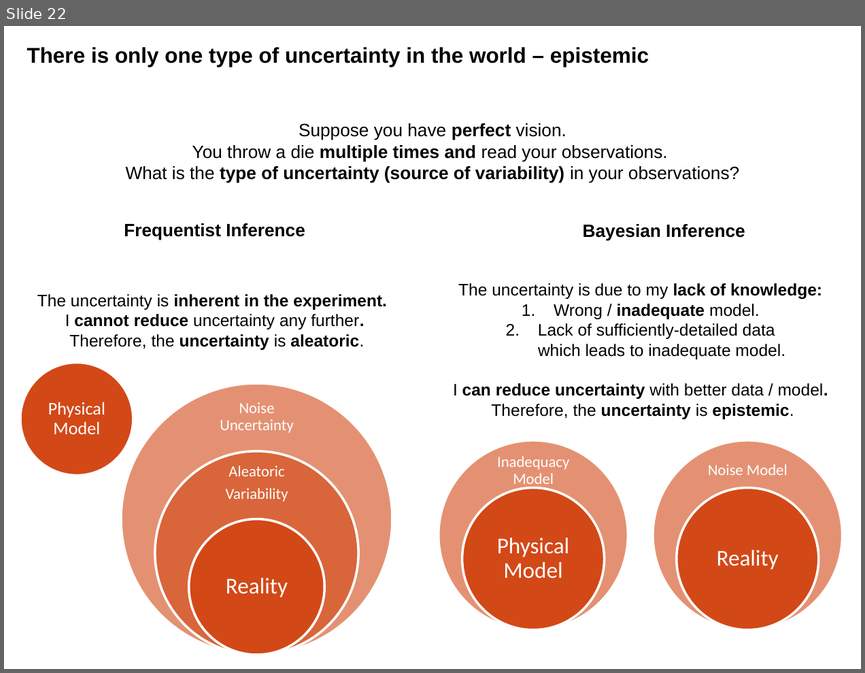
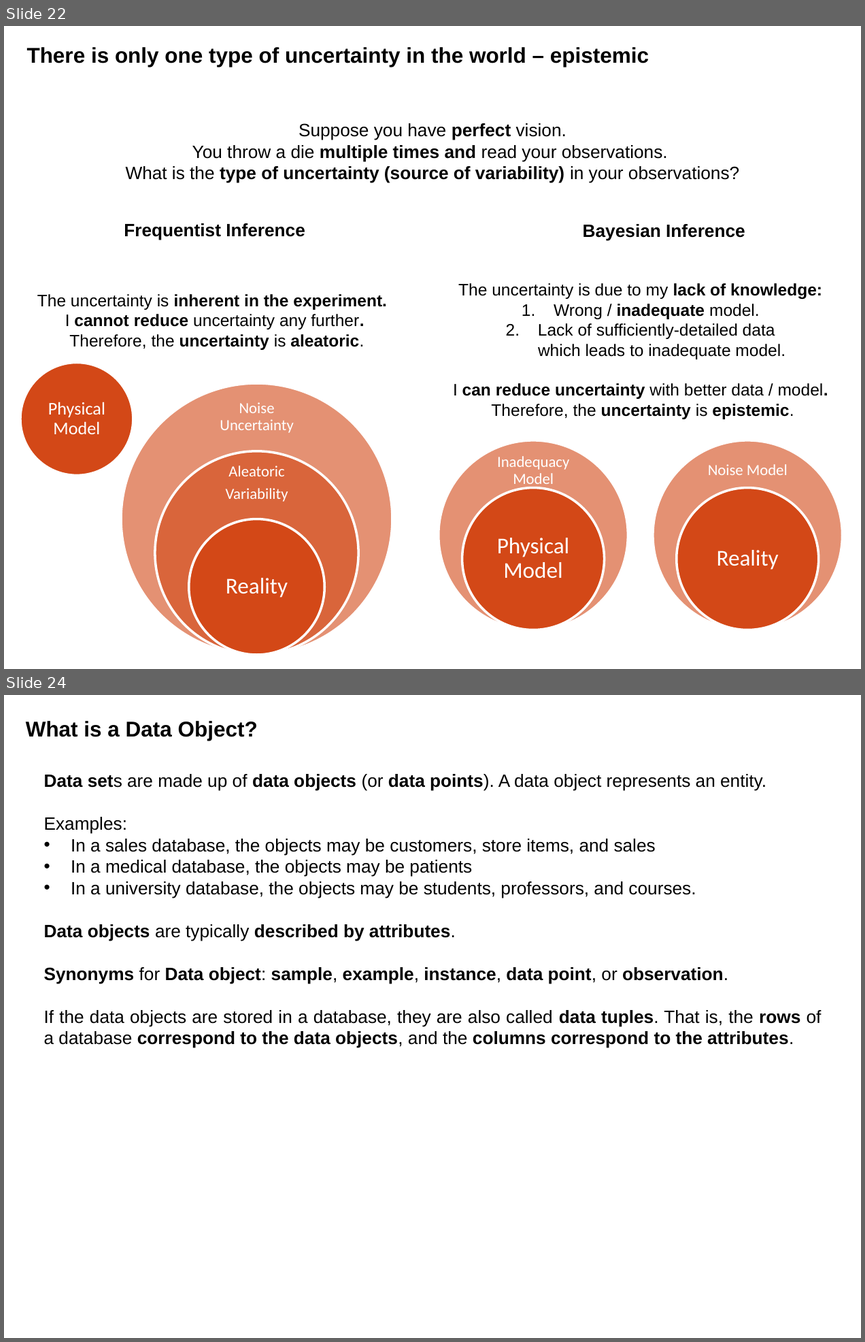
Before and after one commit to shahmoradi/IDS2024S, a slide deck: lecture/4.probability.pptx. Shown one above the other, each under a label of ours: slide 22 before the commit, slides 22 and 24 after it; the slides between them are not shown. The pictures are 865x673 and 865x1342 pixels, drawn with LibreOffice and Linux fonts; fonts in the diff are those of the drawing; background and template pictures are left out. Boxes give left, top, right and bottom in pixels: in the first picture for what was removed or moved away, otherwise in the second. Text is boxed around its words. In the diff, an @@ line names an element or a change of style, - is before the commit and + after.

```diff
--- a/lecture/4.probability.pptx
+++ b/lecture/4.probability.pptx
@@ slide 24 added at [4, 695, 861, 1338], background picture (left out) @@
@@ title added at [26, 721, 258, 741], 18 pt, text #000000, bold @@
+What is a Data Object?
@@ text added at [44, 774, 821, 1048], 15 pt, text #000000 @@
+Data sets are made up of data objects (or data points). A data object represents an entity.
+Examples:
+• In a sales database, the objects may be customers, store items, and sales
+• In a medical database, the objects may be patients
+• In a university database, the objects may be students, professors, and courses.
+Data objects are typically described by attributes.
+Synonyms for Data object: sample, example, instance, data point, or observation.
+If the data objects are stored in a database, they are also called data tuples. That is, the rows of a database correspond to the data objects, and the columns correspond to the attributes.
```
Also in this commit, not shown: 1 slide changed, 21 other slides added, 24 other files.
